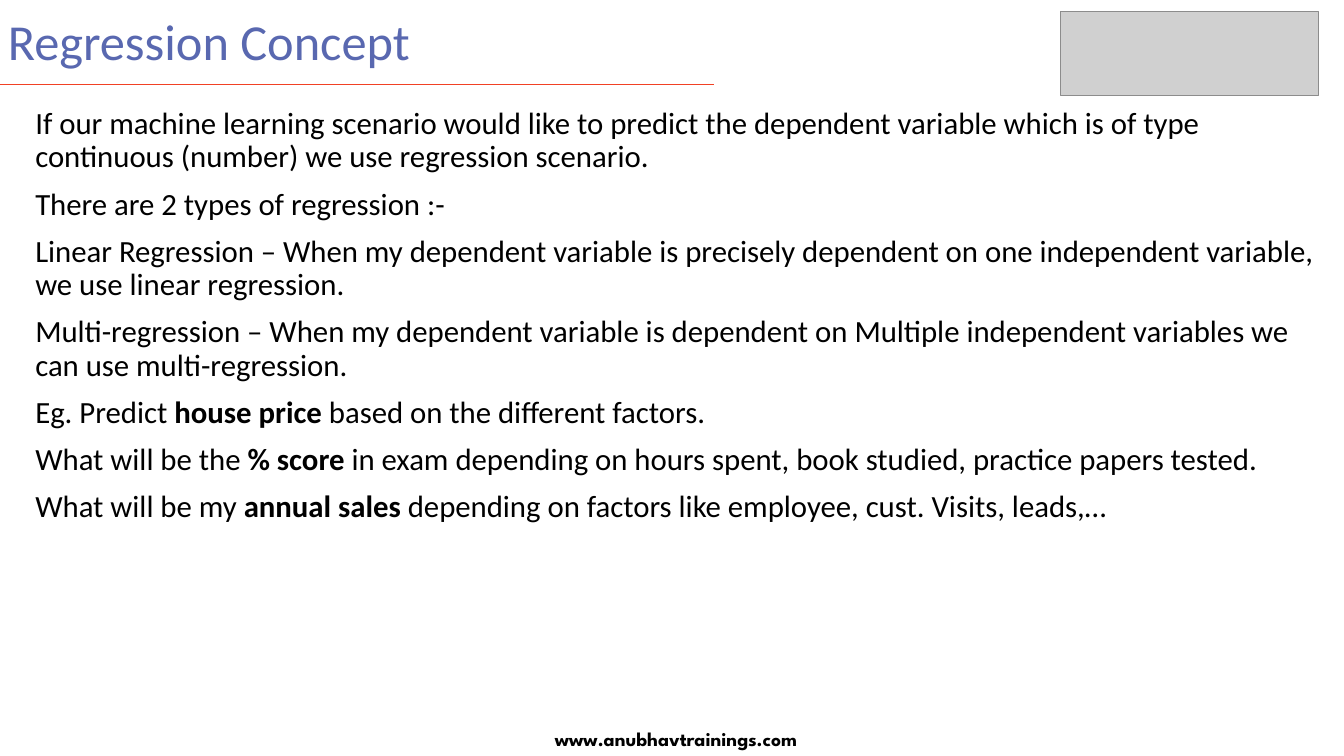
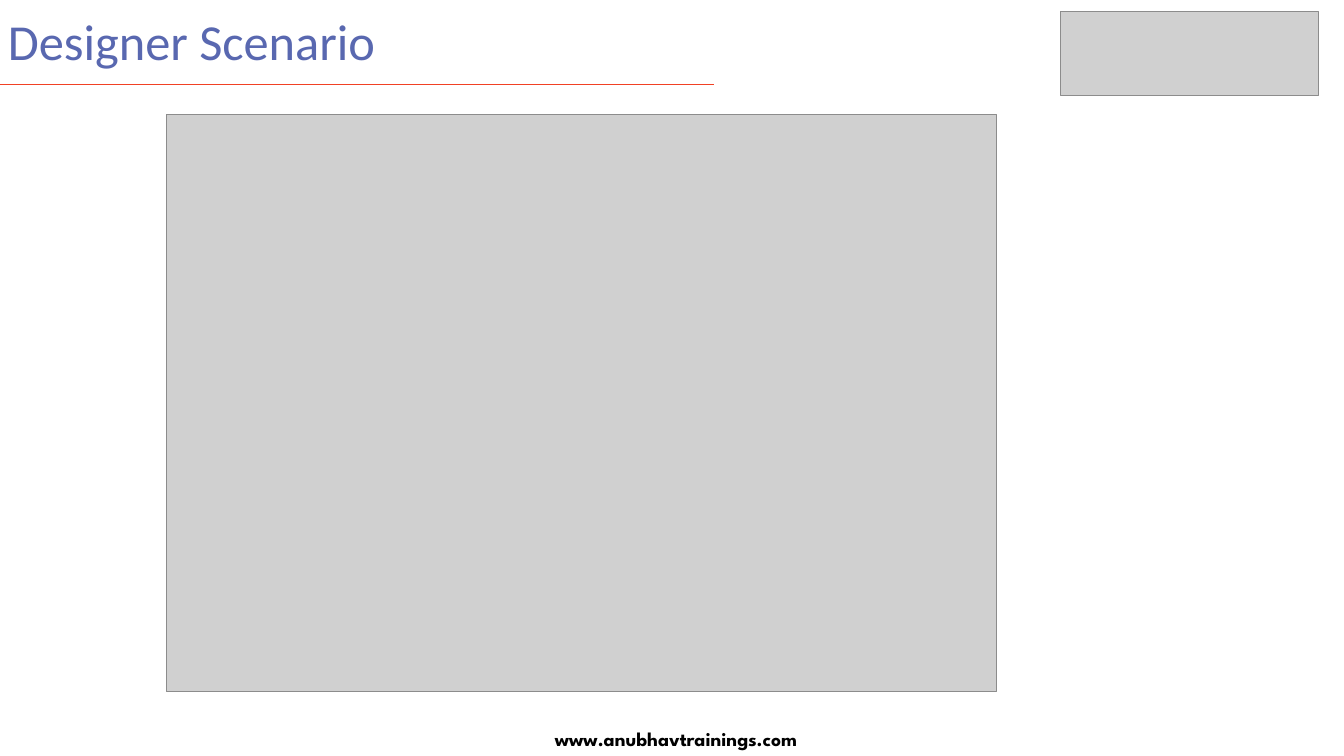
Before and after one commit to soyuztechnologies/EY_SAC_Feb2022, a slide deck: slide 5 of day 8/SAC_Training Day 8.pptx (slide 10 before the commit). Drawn at 1344x756 pixels with LibreOffice and Linux fonts; fonts in the diff are those of the drawing; grey boxes stand for pictures. Boxes give left, top, right and bottom in pixels: in the first picture for what was removed or moved away, otherwise in the second. Text is boxed around its words. In the diff, an @@ line names an element or a change of style, - is before the commit and + after.

```diff
--- a/day 8/SAC_Training Day 8.pptx
+++ b/day 8/SAC_Training Day 8.pptx
@@ title at <box>8,25,375,69</box>: text changed @@
-Regression Concept
+Designer Scenario
@@ text removed at <box>35,112,1313,523</box> @@
-If our machine learning scenario would like to predict the dependent variable which is of type continuous (number) we use regression scenario.
-There are 2 types of regression :-
-Linear Regression – When my dependent variable is precisely dependent on one independent variable, we use linear regression.
-Multi-regression – When my dependent variable is dependent on Multiple independent variables we can use multi-regression.
-Eg. Predict house price based on the different factors.
-What will be the % score in exam depending on hours spent, book studied, practice papers tested.
-What will be my annual sales depending on factors like employee, cust. Visits, leads,…
@@ picture added at <box>166,115,997,693</box> @@
```
Also in this commit, not shown: 6 other slides changed, 2 slides added, 8 slides removed, 50 other files.
